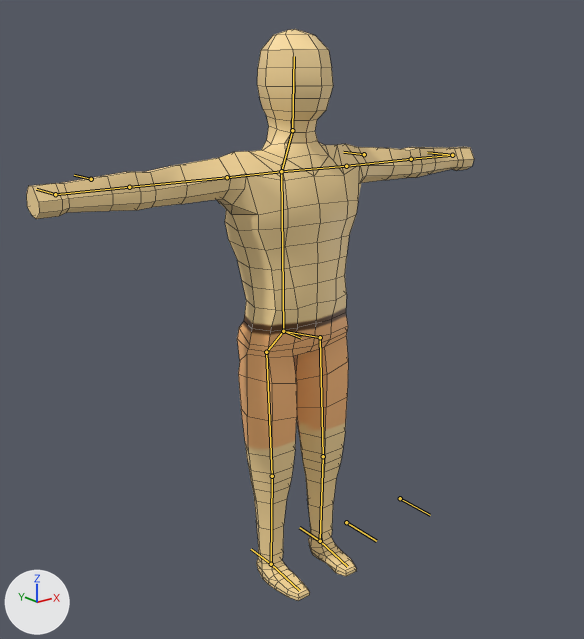
The Blender file Assets/FileDump/Blender/human_01.blend, before and after one commit.
The view is the same before and after, from a 50 mm lens placed at (-1.76, -2.17, 1.87), pointed at (-0.05, -0.03, 1.02). Lighting does not change. The marker at lower left points along +X, +Y and +Z. The bones that bend it are drawn over the model as lines. Mesh edges are drawn as thin lines.

In view in the first picture: 'Man'.
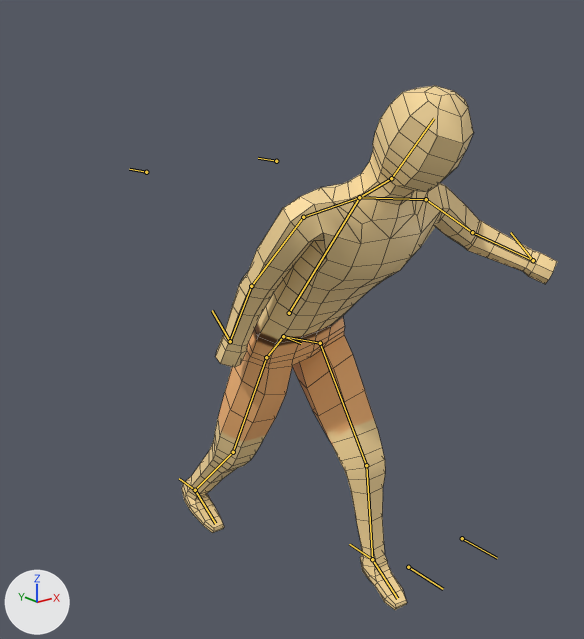
The newer file adds an action. The first version stands in its rest pose; the second is drawn at frame 7 of the action 'Stumble'.

Edits to the scene script, one JSON object a line:
```json
{"block": "bone_pelvis", "where": "bone_pelvis = bpy.data.objects['Armature'].pose.bones['Pelvis']"}
{"op": "set", "path": "bone_pelvis.location", "old": "(0.0, 0.0, 0.0)", "new": "(0.0, 0.0, 0.021)"}
{"block": "bone_foot_l", "where": "bone_foot_l = bpy.data.objects['Armature'].pose.bones['Foot.l']  # child of 'Shin.l'"}
{"op": "set", "path": "bone_foot_l.rotation_quaternion", "old": "(1.0, 0.0, 0.0, 0.0)", "new": "(0.972, -0.134, -0.003, 0.188)", "note": "degrees (0, 0, 0) -> degrees (-15, 3, 22)"}
{"block": "bone_spine", "where": "bone_spine = bpy.data.objects['Armature'].pose.bones['Spine']  # child of 'Pelvis'"}
{"op": "set", "path": "bone_spine.location", "old": "(0.0, 0.0, 0.0)", "new": "(0.0, 0.098, 0.035)"}
{"op": "set", "path": "bone_spine.rotation_quaternion", "old": "(1.0, 0.0, 0.0, 0.0)", "new": "(0.944, 0.329, 0.0, 0.0)", "note": "degrees (0, 0, 0) -> degrees (38, 0, 0)"}
{"block": "bone_foot_r", "where": "bone_foot_r = bpy.data.objects['Armature'].pose.bones['Foot.r']  # child of 'Shin.r'"}
{"op": "set", "path": "bone_foot_r.rotation_quaternion", "old": "(1.0, 0.0, 0.0, 0.0)", "new": "(0.981, 0.07, -0.005, 0.134)", "note": "degrees (0, 0, 0) -> degrees (8, -2, 15)"}
{"block": "bone_forearm_ik_l", "where": "bone_forearm_ik_l = bpy.data.objects['Armature'].pose.bones['Forearm_IK.l']"}
{"op": "set", "path": "bone_forearm_ik_l.location", "old": "(0.0, 0.0, 0.0)", "new": "(0.334, -0.527, -0.118)"}
{"op": "set", "path": "bone_forearm_ik_l.rotation_quaternion", "old": "(1.0, 0.0, 0.0, 0.0)", "new": "(0.944, -0.031, 0.0, 0.328)", "note": "degrees (0, 0, 0) -> degrees (-3, 1, 38)"}
{"block": "bone_upperarm_ik_l", "where": "bone_upperarm_ik_l = bpy.data.objects['Armature'].pose.bones['UpperArm_IK.l']"}
{"op": "set", "path": "bone_upperarm_ik_l.location", "old": "(0.0, 0.0, 0.0)", "new": "(0.059, 0.195, -0.305)"}
{"block": "bone_heel_ik_l", "where": "bone_heel_ik_l = bpy.data.objects['Armature'].pose.bones['Heel_IK.l']"}
{"op": "set", "path": "bone_heel_ik_l.location", "old": "(0.0, 0.0, 0.0)", "new": "(-0.059, -0.283, 0.0)"}
{"block": "bone_forearm_ik_r", "where": "bone_forearm_ik_r = bpy.data.objects['Armature'].pose.bones['Forearm_IK.r']"}
{"op": "set", "path": "bone_forearm_ik_r.location", "old": "(0.0, 0.0, 0.0)", "new": "(-0.592, -0.053, -0.493)"}
{"op": "set", "path": "bone_forearm_ik_r.rotation_quaternion", "old": "(1.0, 0.0, 0.0, 0.0)", "new": "(0.944, -0.031, 0.0, -0.328)", "note": "degrees (0, 0, 0) -> degrees (-3, -1, -38)"}
{"block": "bone_upperarm_ik_r", "where": "bone_upperarm_ik_r = bpy.data.objects['Armature'].pose.bones['UpperArm_IK.r']"}
{"op": "set", "path": "bone_upperarm_ik_r.location", "old": "(0.0, 0.0, 0.0)", "new": "(-0.059, 0.195, -0.305)"}
{"block": "bone_heel_ik_r", "where": "bone_heel_ik_r = bpy.data.objects['Armature'].pose.bones['Heel_IK.r']"}
{"op": "set", "path": "bone_heel_ik_r.location", "old": "(0.0, 0.0, 0.0)", "new": "(0.134, 0.476, -0.005)"}
```

Where the change shows, as pixel boxes (x1, y1, x2, y2) in the pictures (584 x 639 px):
```json
{"object": "Man", "change": "posed", "before": [27, 29, 474, 601], "after": [182, 86, 557, 610], "on screen": "16% narrower, 8% shorter"}
{"bone": "Pelvis", "before": "(283, 331) to (301, 338)", "after": "(283, 336) to (301, 343)"}
{"bone": "Foot.l", "before": "(320, 541) to (347, 566)", "after": "(372, 559) to (397, 598)"}
{"bone": "Spine", "before": "(283, 331) to (281, 171)", "after": "(289, 313) to (359, 197)"}
{"bone": "Foot.r", "before": "(271, 564) to (299, 590)", "after": "(195, 490) to (215, 523)"}
{"bone": "Forearm_IK.l", "before": "(452, 155) to (427, 152)", "after": "(533, 260) to (510, 232)"}
{"bone": "UpperArm_IK.l", "before": "(364, 154) to (343, 152)", "after": "(276, 161) to (258, 158)"}
{"bone": "Heel_IK.l", "before": "(320, 541) to (299, 527)", "after": "(372, 559) to (349, 544)"}
{"bone": "Forearm_IK.r", "before": "(55, 194) to (36, 189)", "after": "(230, 341) to (212, 310)"}
{"bone": "UpperArm_IK.r", "before": "(91, 179) to (74, 175)", "after": "(146, 172) to (129, 169)"}
{"bone": "Heel_IK.r", "before": "(271, 564) to (251, 549)", "after": "(195, 490) to (179, 478)"}
```
